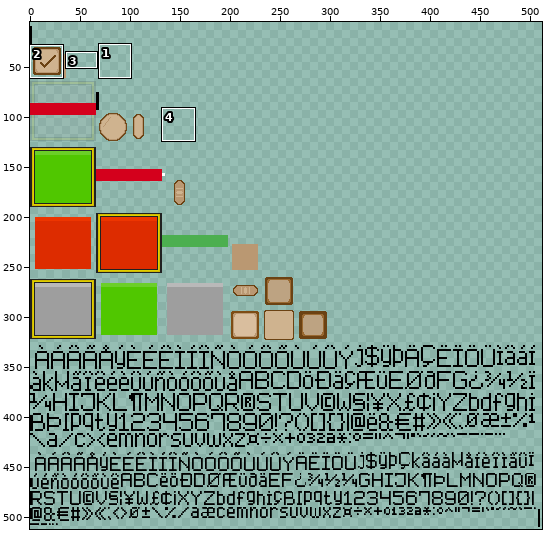
Sprite sheet -- assets/Game_UI_Skin/Game_UI_Skin.png. Above, an overview of the earlier version with the close-up marked.
Close-up. Earlier state:
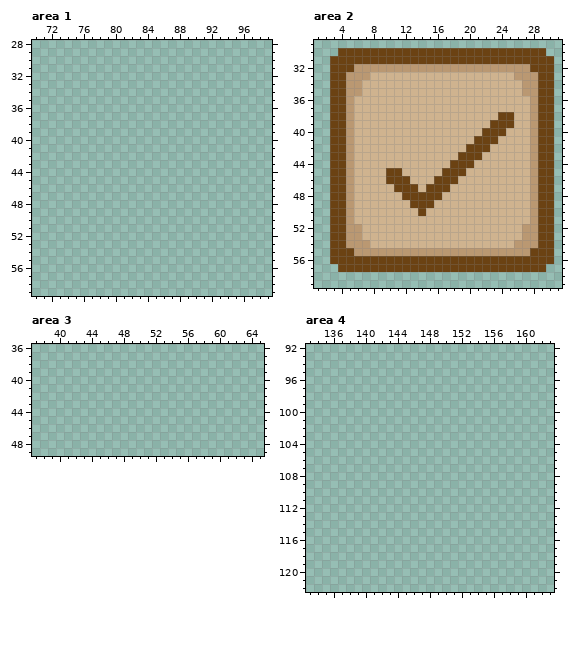
The file is 512x512 pixels. Pixels under 10% opacity are left out. Colours within 5 levels of each other are drawn and written as one. Shown: area 1: x 70..99, y 28..59; area 2: x 1..31, y 29..59; area 3: x 37..65, y 36..49; area 4: x 133..163, y 92..122. The wide view leaves out empty margins. The commit also changed other parts of the picture, which this record leaves out.
Now the later version:
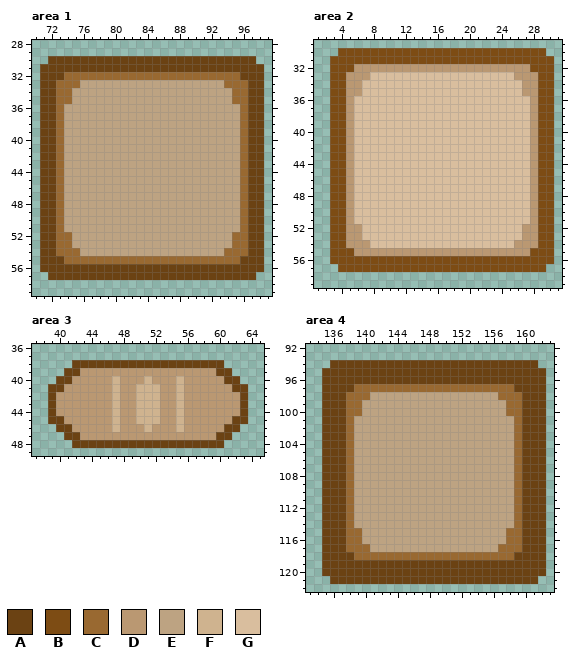
Palette (. is transparent): A #6b4213  B #7d4c14  C #996931  D #ba9872  E #bda382  F #cfb38f  G #d9be9e
The exact change:
Changed rows in their new state; - is an unchanged pixel.
Area 1:
first column x 71:
30 -AAAAAAAAAAAAAAAAAAAAAAAAAA-
31 AAAAAAAAAAAAAAAAAAAAAAAAAAAA
32 AAACCCCCCCCCCCCCCCCCCCCCCAAA
33 AACCCEEEEEEEEEEEEEEEEEECCCAA
34 AACCEEEEEEEEEEEEEEEEEEEECCAA
35 AACCEEEEEEEEEEEEEEEEEEEECCAA
36 AACEEEEEEEEEEEEEEEEEEEEEECAA
37 AACEEEEEEEEEEEEEEEEEEEEEECAA
38 AACEEEEEEEEEEEEEEEEEEEEEECAA
39 AACEEEEEEEEEEEEEEEEEEEEEECAA
40 AACEEEEEEEEEEEEEEEEEEEEEECAA
41 AACEEEEEEEEEEEEEEEEEEEEEECAA
42 AACEEEEEEEEEEEEEEEEEEEEEECAA
43 AACEEEEEEEEEEEEEEEEEEEEEECAA
44 AACEEEEEEEEEEEEEEEEEEEEEECAA
45 AACEEEEEEEEEEEEEEEEEEEEEECAA
46 AACEEEEEEEEEEEEEEEEEEEEEECAA
47 AACEEEEEEEEEEEEEEEEEEEEEECAA
48 AACEEEEEEEEEEEEEEEEEEEEEECAA
49 AACEEEEEEEEEEEEEEEEEEEEEECAA
50 AACEEEEEEEEEEEEEEEEEEEEEECAA
51 AACEEEEEEEEEEEEEEEEEEEEEECAA
52 AACCEEEEEEEEEEEEEEEEEEEECCAA
53 AACCEEEEEEEEEEEEEEEEEEEECCAA
54 AACCCEEEEEEEEEEEEEEEEEECCCAA
55 AAACCCCCCCCCCCCCCCCCCCCCCAAA
56 AAAAAAAAAAAAAAAAAAAAAAAAAAAA
57 -AAAAAAAAAAAAAAAAAAAAAAAAAA-
Area 2:
first column x 3:
30 -BBBBBBBBBBBBBBBBBBBBBBBBBB-
31 BBBBBBBBBBBBBBBBBBBBBBBBBBBB
32 BBB----------------------BBB
33 BB---GGGGGGGGGGGGGGGGGG---BB
34 BB--GGGGGGGGGGGGGGGGGGGG--BB
35 BB--GGGGGGGGGGGGGGGGGGGG--BB
36 BB-GGGGGGGGGGGGGGGGGGGGGG-BB
37 BB-GGGGGGGGGGGGGGGGGGGGGG-BB
38 BB-GGGGGGGGGGGGGGGGGGGGGG-BB
39 BB-GGGGGGGGGGGGGGGGGGGGGG-BB
40 BB-GGGGGGGGGGGGGGGGGGGGGG-BB
41 BB-GGGGGGGGGGGGGGGGGGGGGG-BB
42 BB-GGGGGGGGGGGGGGGGGGGGGG-BB
43 BB-GGGGGGGGGGGGGGGGGGGGGG-BB
44 BB-GGGGGGGGGGGGGGGGGGGGGG-BB
45 BB-GGGGGGGGGGGGGGGGGGGGGG-BB
46 BB-GGGGGGGGGGGGGGGGGGGGGG-BB
47 BB-GGGGGGGGGGGGGGGGGGGGGG-BB
48 BB-GGGGGGGGGGGGGGGGGGGGGG-BB
49 BB-GGGGGGGGGGGGGGGGGGGGGG-BB
50 BB-GGGGGGGGGGGGGGGGGGGGGG-BB
51 BB-GGGGGGGGGGGGGGGGGGGGGG-BB
52 BB--GGGGGGGGGGGGGGGGGGGG--BB
53 BB--GGGGGGGGGGGGGGGGGGGG--BB
54 BB---GGGGGGGGGGGGGGGGGG---BB
55 BBB----------------------BBB
56 BBBBBBBBBBBBBBBBBBBBBBBBBBBB
57 -BBBBBBBBBBBBBBBBBBBBBBBBBB-
Area 3:
first column x 39:
38 ---AAAAAAAAAAAAAAAAAAA---
39 --AADDDDDDDDDDDDDDDDDAA--
40 -AADDDDDFDDDFDDDFDDDDDAA-
41 AADDDDDDFDDFFFDDFDDDDDDAA
42 ADDDDDDDFDDFFFDDFDDDDDDDA
43 ADDDDDDDFDDFFFDDFDDDDDDDA
44 ADDDDDDDFDDFFFDDFDDDDDDDA
45 AADDDDDDFDDFFFDDFDDDDDDAA
46 -AADDDDDFDDDFDDDFDDDDDAA-
47 --AADDDDDDDDDDDDDDDDDAA--
48 ---AAAAAAAAAAAAAAAAAAA---
Area 4:
first column x 135:
 94 -AAAAAAAAAAAAAAAAAAAAAAAAAA-
 95 AAAAAAAAAAAAAAAAAAAAAAAAAAAA
 96 AAAAAAAAAAAAAAAAAAAAAAAAAAAA
 97 AAAACCCCCCCCCCCCCCCCCCCCAAAA
 98 AAACCCEEEEEEEEEEEEEEEECCCAAA
 99 AAACCEEEEEEEEEEEEEEEEEECCAAA
100 AAACCEEEEEEEEEEEEEEEEEECCAAA
101 AAACEEEEEEEEEEEEEEEEEEEECAAA
102 AAACEEEEEEEEEEEEEEEEEEEECAAA
103 AAACEEEEEEEEEEEEEEEEEEEECAAA
104 AAACEEEEEEEEEEEEEEEEEEEECAAA
105 AAACEEEEEEEEEEEEEEEEEEEECAAA
106 AAACEEEEEEEEEEEEEEEEEEEECAAA
107 AAACEEEEEEEEEEEEEEEEEEEECAAA
108 AAACEEEEEEEEEEEEEEEEEEEECAAA
109 AAACEEEEEEEEEEEEEEEEEEEECAAA
110 AAACEEEEEEEEEEEEEEEEEEEECAAA
111 AAACEEEEEEEEEEEEEEEEEEEECAAA
112 AAACEEEEEEEEEEEEEEEEEEEECAAA
113 AAACEEEEEEEEEEEEEEEEEEEECAAA
114 AAACEEEEEEEEEEEEEEEEEEEECAAA
115 AAACCEEEEEEEEEEEEEEEEEECCAAA
116 AAACCEEEEEEEEEEEEEEEEEECCAAA
117 AAACCCEEEEEEEEEEEEEEEECCCAAA
118 AAAACCCCCCCCCCCCCCCCCCCCAAAA
119 AAAAAAAAAAAAAAAAAAAAAAAAAAAA
120 AAAAAAAAAAAAAAAAAAAAAAAAAAAA
121 -AAAAAAAAAAAAAAAAAAAAAAAAAA-
Boxes around the changes in both close-ups, in picture pixels (x1, y1, x2, y2):
added: (40, 56, 264, 280)
changed: (330, 48, 554, 272)
added: (48, 360, 248, 448)
added: (322, 360, 546, 584)
